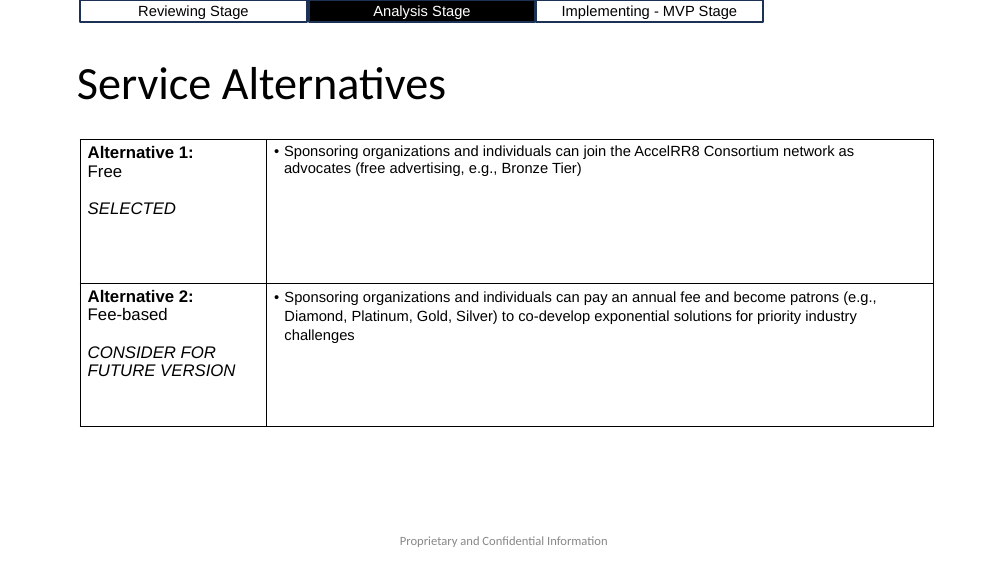
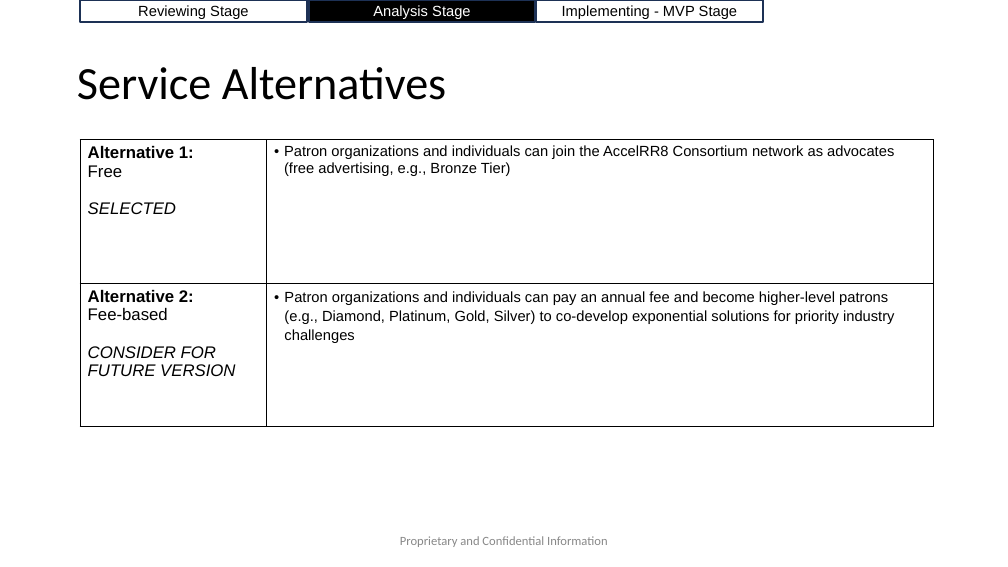
Before and after one commit to AccelRR8-Consortium-NonProfit/Management-Public, a slide deck: slide 6 of docs/2_Value_Creation/2a_Product/Industry Innovation/Industry Innovation v1 Lean Business Case.pptx. Drawn at 1008x567 pixels with LibreOffice and Linux fonts; fonts in the diff are those of the drawing; background and template pictures are left out. Boxes give left, top, right and bottom in pixels: in the first picture for what was removed or moved away, otherwise in the second. Text is boxed around its words. In the diff, an @@ line names an element or a change of style, - is before the commit and + after.

Commit message:
Updated Industry Innovation Lean Business Case

```diff
--- a/docs/2_Value_Creation/2a_Product/Industry Innovation/Industry Innovation v1 Lean Business Case.pptx
+++ b/docs/2_Value_Creation/2a_Product/Industry Innovation/Industry Innovation v1 Lean Business Case.pptx
@@ table at [80,140,935,427] @@
-row 1, column 2: Sponsoring organizations and individuals can join the AccelRR8 Consortium network as advocates (free advertising, e.g., Bronze Tier)
+row 1, column 2: Patron organizations and individuals can join the AccelRR8 Consortium network as advocates (free advertising, e.g., Bronze Tier)
-row 2, column 2: Sponsoring organizations and individuals can pay an annual fee and become patrons (e.g., Diamond, Platinum, Gold, Silver) to co-develop exponential solutions for priority industry challenges
+row 2, column 2: Patron organizations and individuals can pay an annual fee and become higher-level patrons (e.g., Diamond, Platinum, Gold, Silver) to co-develop exponential solutions for priority industry challenges
```
Also in this commit, not shown: 11 other slides changed, 2 other files.
